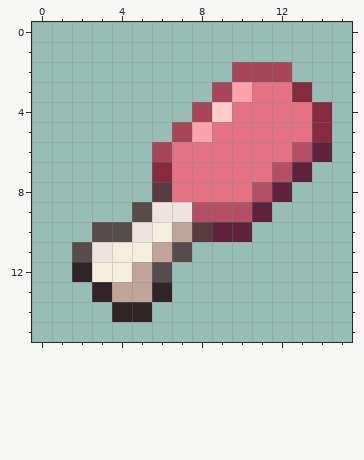
Pixel-art sprite: mod_source/textures/items/foods/chicken_drumstick.png. The picture above was drawn from the file before the commit.
The file is 16x16 pixels.
The result:
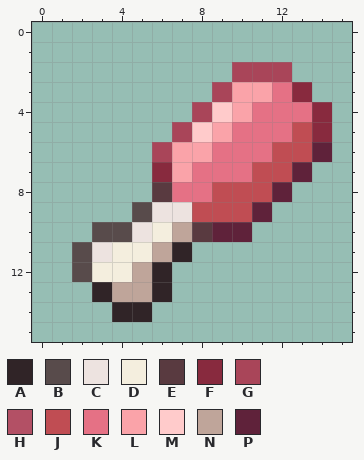
Palette (. is transparent): A #302427  B #584b4b  C #ede3e0  D #f4eede  E #593a40  F #882a3e  G #a94559  H #b35065  J #c04d53  K #e57185  L #faa3a9  M #ffcbcb  N #bfa59a  P #5f223a
What changed:
@@ x 0..15 @@
  2 ..........GGG...
- 3 .........GLKKF..
- 4 ........GMKKKKF.
- 5 .......GLKKKKKF.
- 6 ......GKKKKKKHP.
- 7 ......FKKKKKHP..
- 8 ......EKKKKHP...
- 9 .....BCCHHHP....
+ 3 .........GLLKF..
+ 4 ........GMLKKKF.
+ 5 .......GMLKKKJF.
+ 6 ......GLLKKKJJP.
+ 7 ......FLKKKJJP..
+ 8 ......EKKJJJP...
+ 9 .....BCCJJJP....
 10 ...BBCDNEPP.....
-11 ..BCDDNB........
-12 ..ADDNB.........
+11 ..BCDDNA........
+12 ..BDDNA.........
 13 ...ANNA.........
Changed places in both pictures, as pixel boxes (x1, y1, x2, y2):
changed: (152, 82, 312, 282)
changed: (72, 262, 92, 282)
